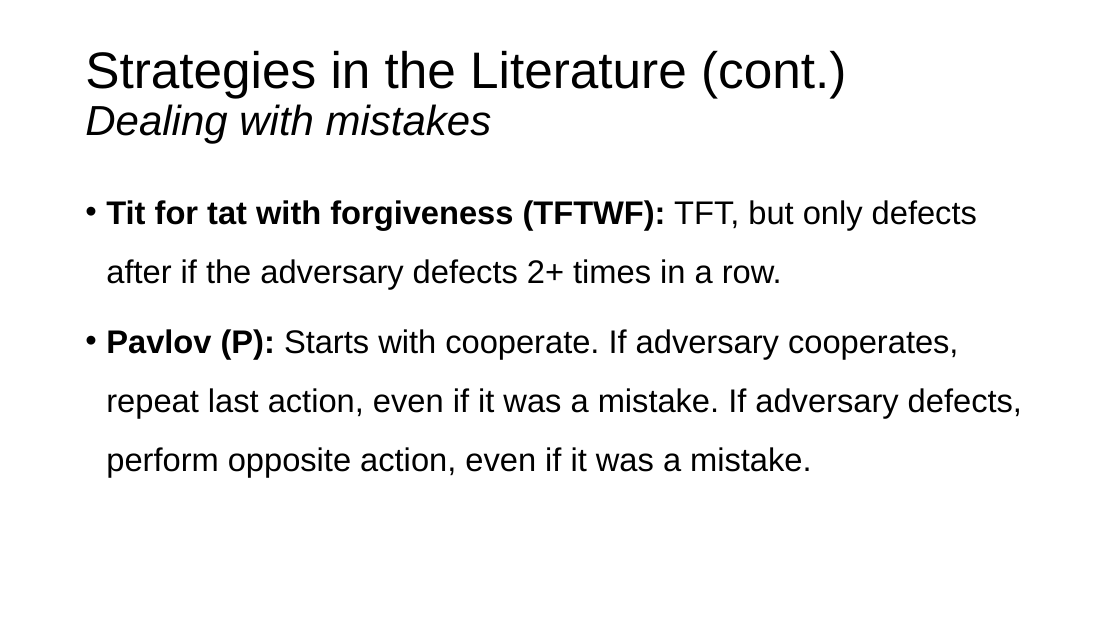
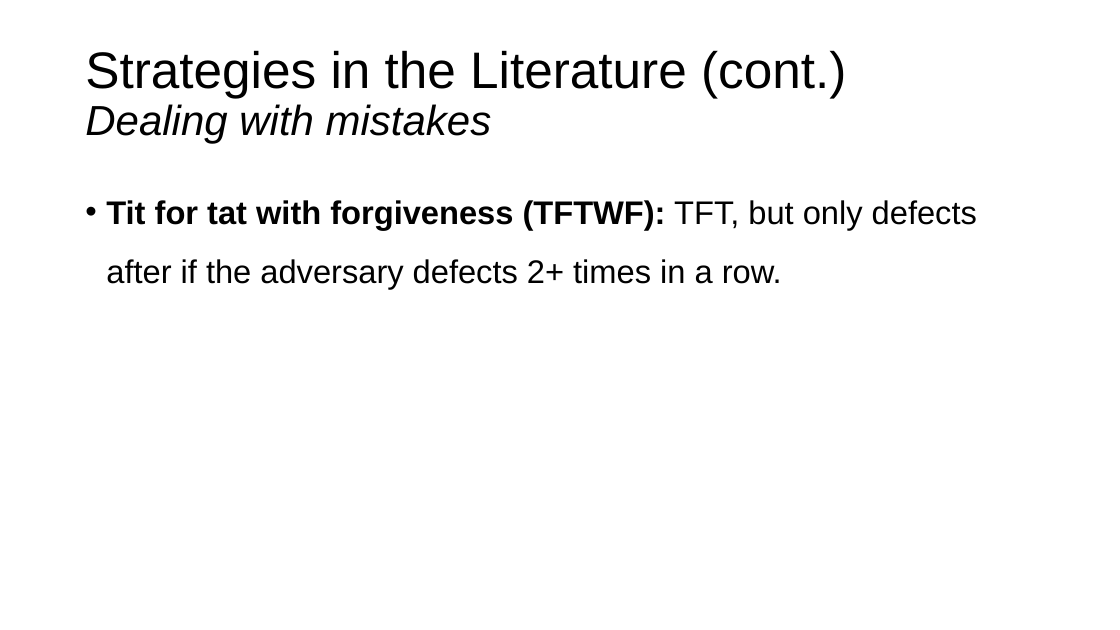
Before and after one commit to joaodinissf/ome-project-2020, a slide deck: slide 5 of presentation/OME.pptx. Drawn at 1120x630 pixels with LibreOffice and Linux fonts; fonts in the diff are those of the drawing. Boxes give left, top, right and bottom in pixels: in the first picture for what was removed or moved away, otherwise in the second. Text is boxed around its words. In the diff, an @@ line names an element or a change of style, - is before the commit and + after.

```diff
--- a/presentation/OME.pptx
+++ b/presentation/OME.pptx
@@ text at box(106, 329, 1022, 477): paragraph removed @@
-• Pavlov (P): Starts with cooperate. If adversary cooperates, repeat last action, even if it was a mistake. If adversary defects, perform opposite action, even if it was a mistake.
```
Also in this commit, not shown: 7 slides added, 15 other files.
